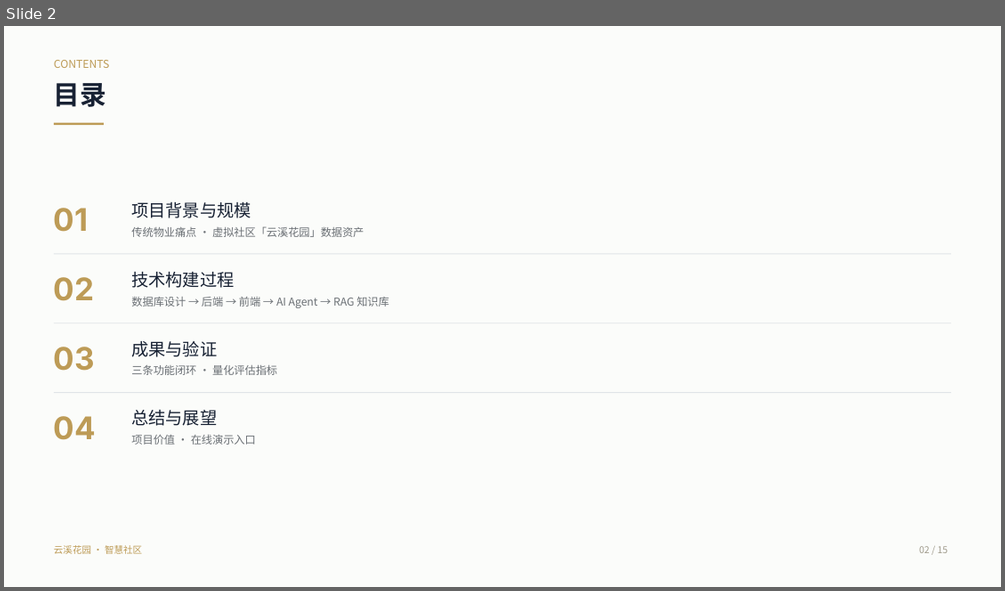
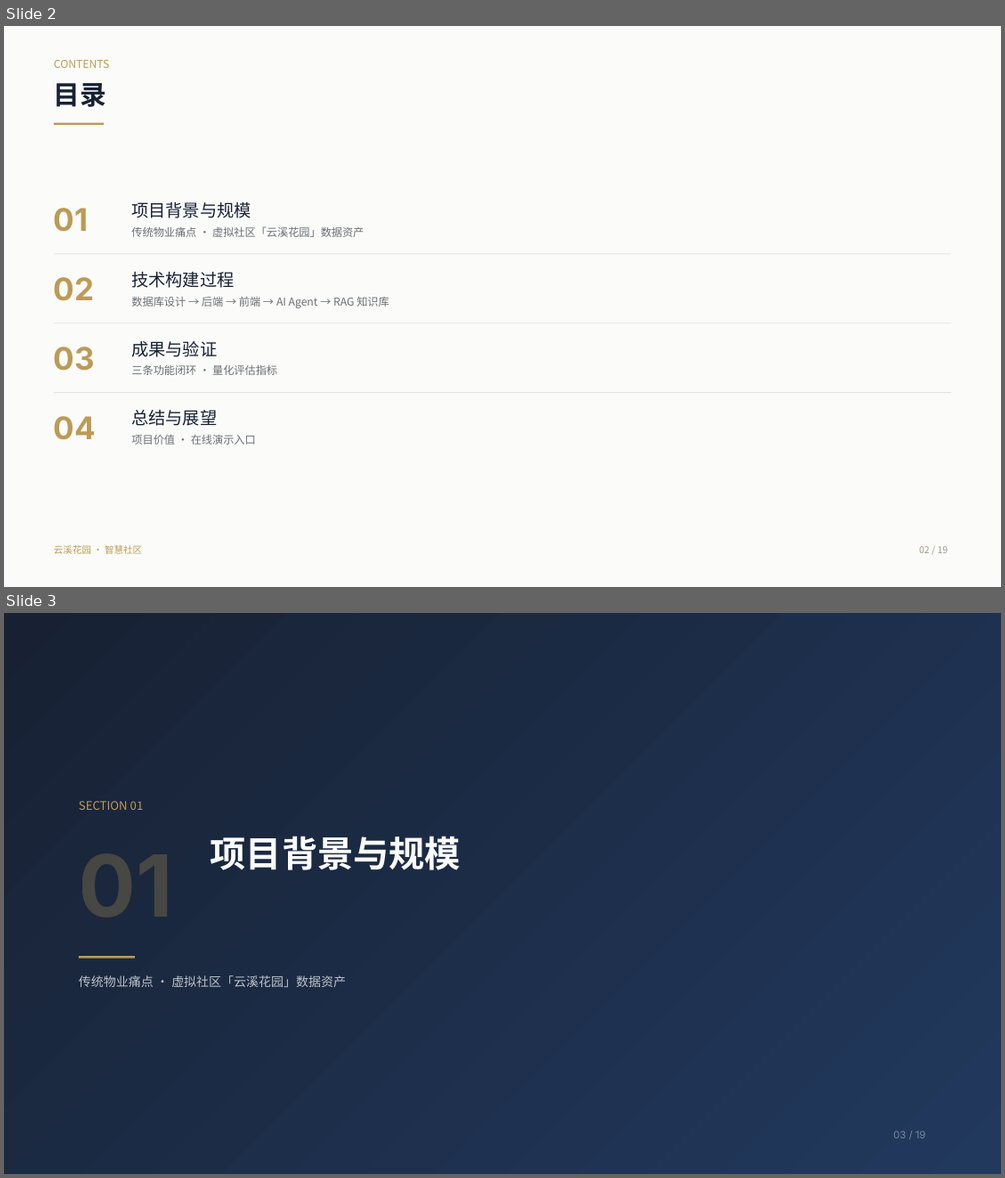
Before and after one commit to Xuuuukkk/ai-property-community-agent, a slide deck: ppt/AI物业社区智能体方案/AI物业社区智能体-方案.pptx. Shown one above the other, each under a label of ours: slide 2 before the commit, slides 2 and 3 after it. The pictures are 1005x591 and 1005x1178 pixels, drawn with LibreOffice and Linux fonts; fonts in the diff are those of the drawing. Boxes give left, top, right and bottom in pixels: in the first picture for what was removed or moved away, otherwise in the second. Text is boxed around its words. In the diff, an @@ line names an element or a change of style, - is before the commit and + after.

Commit message:
docs(ppt): add section navigation pages (15 → 19 slides)
Insert a full-bleed section divider before each of the 4 chapters:
- 03 Section 01 · 项目背景与规模
- 07 Section 02 · 技术构建过程
- 13 Section 03 · 成果与验证
- 16 Section 04 · 总结与展望

Renumber all content slides (renamed 03-15 → 04-19) and update every
page footer to /19.

```diff
--- a/ppt/AI物业社区智能体方案/AI物业社区智能体-方案.pptx
+++ b/ppt/AI物业社区智能体方案/AI物业社区智能体-方案.pptx
@@ slide 3 added at [4,613,1001,1174], background #FFFFFF @@
@@ rectangle added at [4,613,1001,1174], fill gradient #172133 to #22395E @@
@@ text added at [79,801,144,810], 11.2 pt, text #BD9B56 @@
+SECTION 01
@@ text added at [210,835,461,870], 34.5 pt, text #FBFCFA, bold @@
+项目背景与规模
@@ rectangle added at [79,956,135,957], fill #BD9B56 @@
@@ text added at [79,975,346,987], 12 pt, text #FBFCFA at 72% opacity @@
+传统物业痛点 · 虚拟社区「云溪花园」数据资产
@@ text added at [893,1131,926,1138], 9.8 pt, text #FBFCFA at 40% opacity @@
+03 / 19
```
Also in this commit, not shown: 14 other slides changed, 3 other slides added, 19 other files.
